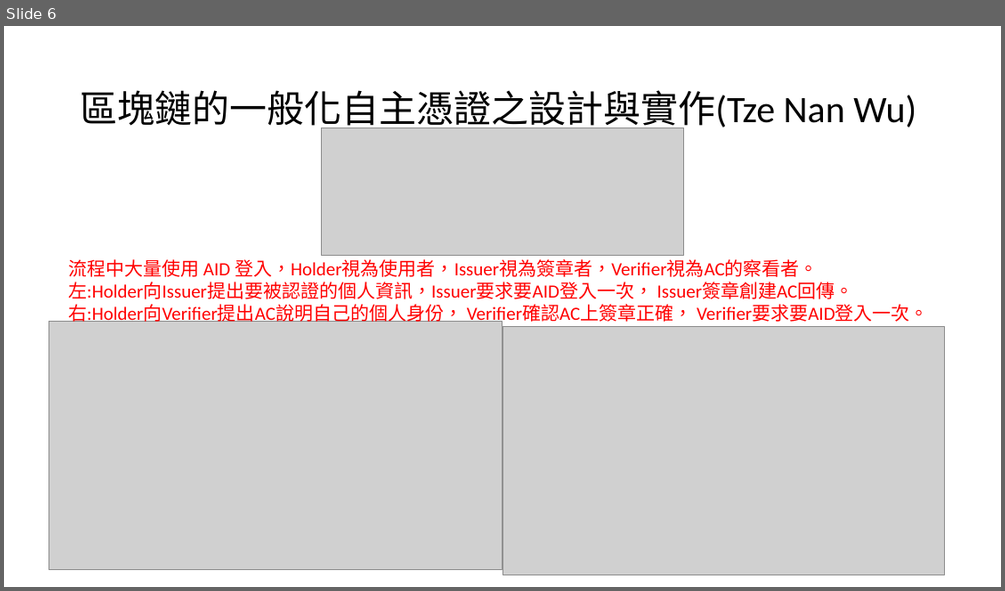
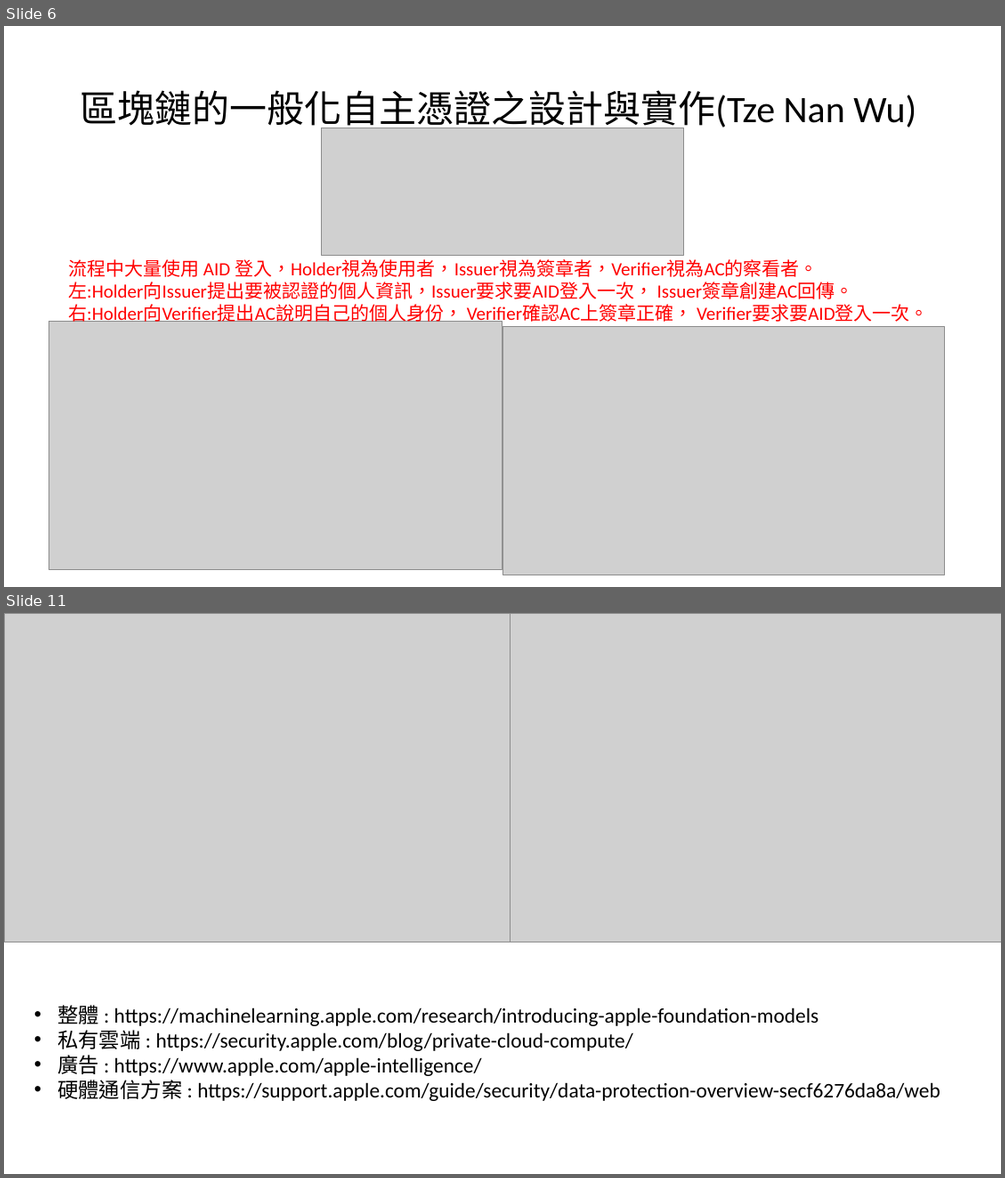
Before and after one commit to leon123858/aid-paper, a slide deck: docs/口試後修改.pptx. Shown one above the other, each under a label of ours: slide 6 before the commit, slides 6 and 11 after it; the slides between them are not shown. The pictures are 1005x591 and 1005x1178 pixels, drawn with LibreOffice and Linux fonts; fonts in the diff are those of the drawing; grey boxes stand for pictures. Boxes give left, top, right and bottom in pixels: in the first picture for what was removed or moved away, otherwise in the second. Text is boxed around its words. In the diff, an @@ line names an element or a change of style, - is before the commit and + after.

```diff
--- a/docs/口試後修改.pptx
+++ b/docs/口試後修改.pptx
@@ slide 11 added at box(4, 613, 1001, 1174), background #FFFFFF @@
@@ picture added at box(4, 613, 639, 942) @@
@@ picture added at box(510, 613, 1001, 942) @@
@@ text added at box(57, 1005, 940, 1101), 20 pt, text #000000 @@
+  • 整體 : https://machinelearning.apple.com/research/introducing-apple-foundation-models
+  • 私有雲端 : https://security.apple.com/blog/private-cloud-compute/
+  • 廣告 : https://www.apple.com/apple-intelligence/
+  • 硬體通信方案 : https://support.apple.com/guide/security/data-protection-overview-secf6276da8a/web
```
Also in this commit, not shown: 4 slides changed, 4 other slides added.
